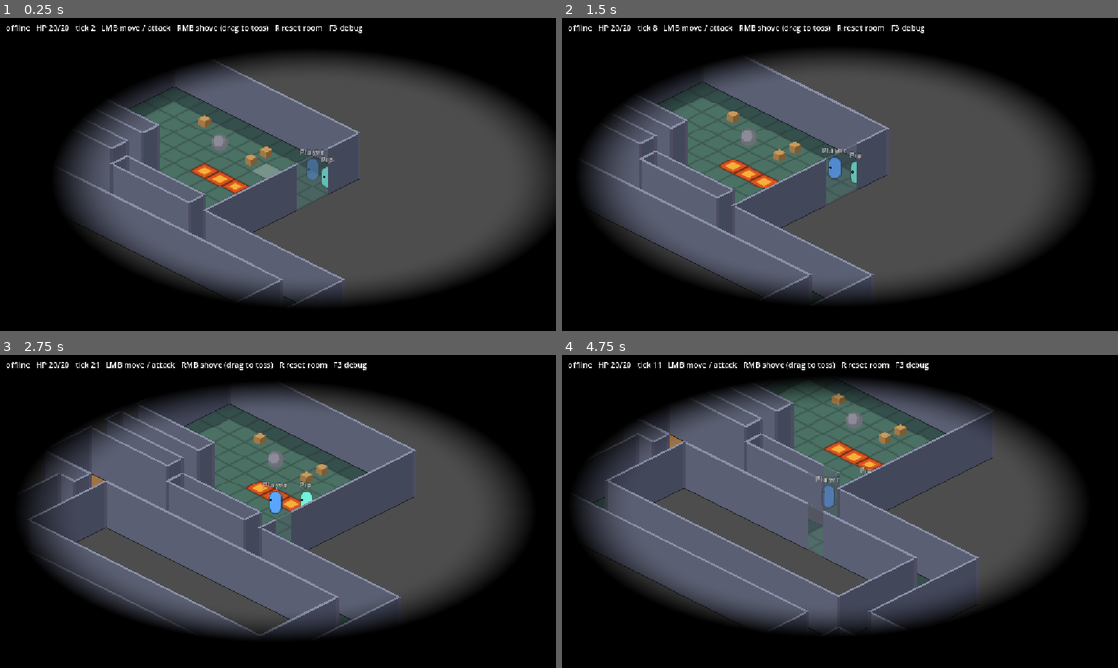
Above: before the commit, frames 1-4 (two rows, left to right).
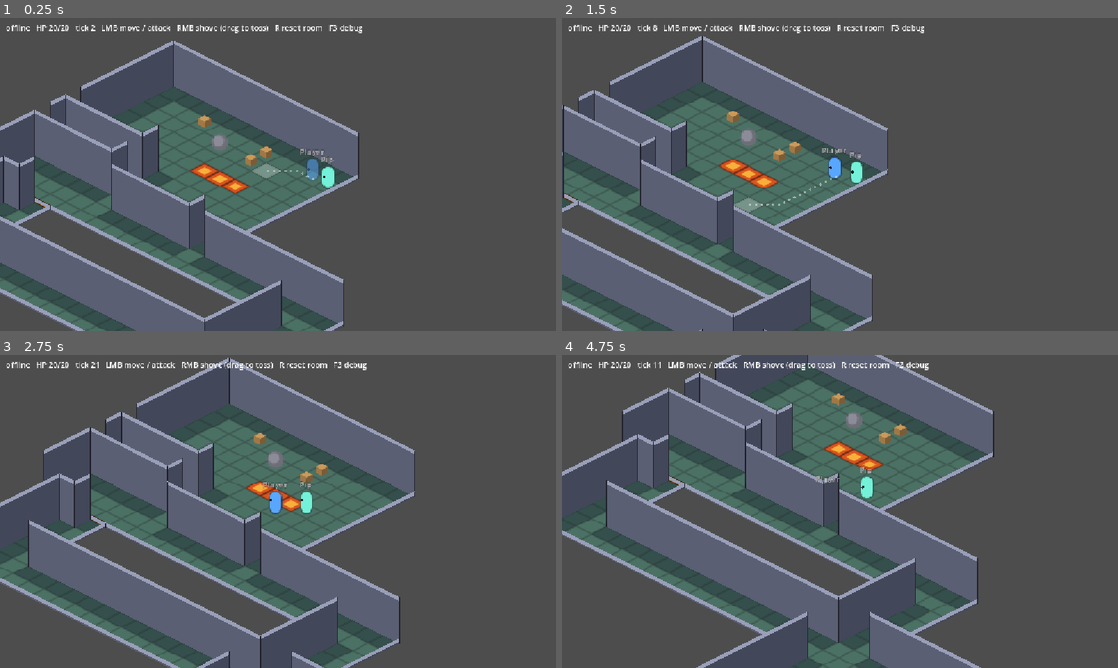
Above: after the commit, the same moments.

Repository: jeff-thinklightn-ing/psykinetic
Game: Godot game, scene res://main.tscn
Two runs of this game, one before a commit and one after it. Both use one fixed random seed, a clock stepped at 60 frames per second and the inputs below.
Inputs (mouse positions are in pixels of both pictures, inside the frame that each line leads up to):
- Up to frame 1 (0.25 s): no input
- Up to frame 2 (1.5 s): move the mouse to (962, 158) at 0.52 s; tap R at 0.6 s; click (962, 158) at 0.67 s; drag from (728, 190) to (812, 237) at 1.27 s
- Up to frame 3 (2.75 s): move the mouse to (333, 442) at 2.02 s; tap 9 at 2.1 s; click (333, 442) at 2.17 s
- Up to frame 4 (4.75 s): drag from (812, 574) to (673, 464) at 2.77 s; move the mouse to (1006, 558) at 3.52 s; tap R at 3.6 s; click (1006, 558) at 3.67 s; drag from (673, 464) to (756, 433) at 4.27 s

The runs differ from the first frame. In frame 1, 59% of the frame differs, in the area x 0-100%, y 0-100%; in frame 2, 60%; in frame 3, 63%; in frame 4, 65%.
Error after the commit: Invalid type in function 'show_path' in base 'Node2D (PathPreview)'. The array of argument 1 (Array) does not have the same element type as the expected typed …

Commit message:
Thin walls, low near walls, ground-plane picking, path preview
Walls draw on the boundary line with no footprint: a face and a 4 px lit
top strip. A wall in front of a floor cell (the cell on its -x / -y side
is floor) is a stub a third of a tile tall; a wall behind stands full
height. The fade ring and the see-through wall effect are gone. Clicks and
hover resolve to the floor cell under the cursor on the ground plane; a
right click still picks a sprite to shove or a door to toggle. A dotted
path preview runs from the player to the hovered cell, through doors,
and is hidden by a click. --test-hover parks the cursor for screenshots.

CHANGELOG: v0.1.12

Co-Authored-By: Claude Fable 5.1 <noreply@anthropic.com>

Diff:
--- a/main.gd
+++ b/main.gd
@@ -193,11 +193,13 @@
 @onready var hud: Label = $HUD/Label
 @onready var debug_overlay: Label = $HUD/Debug
 @onready var toss_aim: Line2D = $TossAim
-@onready var fade: DistanceFade = $Fade
+@onready var path_preview: PathPreview = $PathPreview
 ## The map as parsed once at start: floor, fire, edges (see Terrain).
 var _terrain: Dictionary = {}
-## Every wall edge drawn, for the per-frame fade over the local player.
+## Every wall edge drawn.
 var _wall_edges: Array[WallEdge] = []
+## The path preview is hidden from a click until the cursor moves.
+var _preview_hidden_at := Vector2.INF
 
 
 func _ready() -> void:
@@ -208,7 +210,6 @@
 
 	_paint_level()
 	camera.position = Iso.tile_to_local(CHAMBER_CENTRE)
-	fade.visible = false
 
 	# Every peer builds entities the same way; only the server decides when.
 	spawner.spawn_function = _build_entity
@@ -264,11 +265,13 @@
 
 func _process(delta: float) -> void:
 	_follow_player(delta)
-	_fade_walls_over_player()
-	var hovered := _entity_under_mouse()
-	var tile := hovered.tile if hovered != null else _mouse_tile()
+	_test_hover()
+	# Hover is the floor cell under the cursor, on the ground plane alone:
+	# nothing standing on the map intercepts it.
+	var tile := _mouse_tile()
 	cursor.visible = World.is_walkable(tile)
 	cursor.position = Iso.tile_to_local(tile)
+	_update_path_preview(tile)
 	if debug_overlay.visible:
 		debug_overlay.text = _debug_text()
 	_update_toss_aim()
@@ -307,24 +310,26 @@
 		return
 	if not click.pressed:
 		return
-	# A door under the cursor: toggle it from beside it, or walk up to it.
-	var door := _door_under_mouse()
-	if door != null and click.button_index == MOUSE_BUTTON_LEFT:
-		var cells := Terrain.edge_cells(door.key)
-		if player.tile in cells:
+	_preview_hidden_at = get_global_mouse_position()
+	path_preview.clear()
+	# A click resolves on the ground plane: the floor cell under the cursor,
+	# and whatever stands on it. The right button also takes a sprite under
+	# the cursor, for shoving something whose cell is hidden, and a door.
+	var tile := _mouse_tile()
+	var target := World.get_entity_at(tile)
+	if click.button_index == MOUSE_BUTTON_RIGHT:
+		var door := _door_under_mouse()
+		if door != null and player.tile in Terrain.edge_cells(door.key):
 			World.command(player, "door", {"edge": [door.key.x, door.key.y, door.key.z]})
-		else:
-			World.command_move(player, cells[0] if World.distance(player.tile, cells[0]) <= World.distance(player.tile, cells[1]) else cells[1])
-		return
-	# A sprite under the cursor wins over the tile under the cursor.
-	var target := _entity_under_mouse()
-	var tile := target.tile if target != null else _mouse_tile()
-	if target == null:
-		target = World.get_entity_at(tile)
+			return
+		var sprite_hit := _entity_under_mouse()
+		if sprite_hit != null:
+			target = sprite_hit
 	var targetable := target != null and target != player and World.can_target(player, target)
 	match click.button_index:
 		MOUSE_BUTTON_LEFT:
-			# A creature: go to it and attack. Anything else: walk there (and push).
+			# A creature on that cell: go to it and attack. Anything else:
+			# walk there (and push).
 			if targetable and target.is_creature():
 				World.command_attack(player, target)
 			else:
@@ -383,30 +388,30 @@
 		tail, tip, tip + along.rotated(2.6) * 7.0, tip, tip + along.rotated(-2.6) * 7.0])
 
 
-## A wall or door face that would draw over the local player's cell fades
-## while it overlaps it: a face drawn after the player (lower on screen)
-## whose rectangle crosses the player's.
-func _fade_walls_over_player() -> void:
+## The dotted route from the local player to the hovered cell, as the client
+## would predict it (so through doors), until a click hides it and the
+## cursor moves again.
+func _update_path_preview(tile: Vector2i) -> void:
 	if DisplayServer.get_name() == "headless":
 		return
 	var player := _local_player()
-	var body := Rect2()
-	if player != null:
-		var height := Iso.height_px("capsule")
-		body = Rect2(player.position + Vector2(-Iso.HALF.x * 0.5, -height), Vector2(Iso.HALF.x, height + 2.0))
-	for wall in _wall_edges:
-		wall.set_hiding(player != null and _face_covers(wall, wall.face_polygon(), body))
-	for door in World.get_doors():
-		door.modulate.a = Door.HIDING_ALPHA if player != null and _face_covers(door, door.face_polygon(), body) else 1.0
-
-
-func _face_covers(face: Node2D, polygon: PackedVector2Array, body: Rect2) -> bool:
-	if face.position.y <= body.end.y - 2.0:
-		return false  # Drawn before the player: behind it.
-	var rect := Rect2(face.position + polygon[0], Vector2.ZERO)
-	for point in polygon:
-		rect = rect.expand(face.position + point)
-	return rect.intersects(body)
+	if player == null or not World.is_walkable(tile) or get_global_mouse_position() == _preview_hidden_at:
+		path_preview.clear()
+		return
+	_preview_hidden_at = Vector2.INF
+	var points: Array[Vector2] = [player.position]
+	for step in World.find_path(player.tile, tile, true, player):
+		points.append(Iso.tile_to_local(step))
+	path_preview.show_path(points if points.size() > 1 else [])
+
+
+## --test-hover: parks the cursor over a cell, for screenshots.
+func _test_hover() -> void:
+	if Net.test_hover_tile == Vector2i(-1, -1) or DisplayServer.get_name() == "headless":
+		return
+	# Cell -> viewport (camera) -> window (stretch).
+	var on_screen := get_viewport().get_screen_transform() * ground.get_global_transform_with_canvas() 			* Iso.tile_to_local(Net.test_hover_tile)
+	Input.warp_mouse(on_screen)
 
 
 ## The door whose face is under the cursor, or null.
@@ -420,16 +425,14 @@
 	return null
 
 
-## The camera eases toward the local player, a little behind it; the fade
-## sits on it. With no player (dedicated server, dead) both stay put.
+## The camera eases toward the local player, a little behind it. With no
+## player (dedicated server, dead) it stays put.
 func _follow_player(delta: float) -> void:
 	var player := _local_player()
 	if player == null:
 		return
 	var rate := 1.0 - exp(-CAMERA_FOLLOW_RATE * delta)
 	camera.position = camera.position.lerp(player.position, rate)
-	fade.position = player.position
-	fade.visible = true
 
 
 ## The player this peer's input controls, or null (dedicated server, dead,
@@ -496,7 +499,7 @@
 		var wall := WallEdge.new()
 		wall.name = "Wall_%d_%d_%s" % [key.x, key.y, "e" if key.z == Terrain.EAST else "s"]
 		$YSort.add_child(wall)
-		wall.setup(key, kind_at)
+		wall.setup(key, kind_at, func(cell: Vector2i) -> bool: return cell in _terrain["floor"])
 		_wall_edges.append(wall)
 
 
--- a/main.tscn
+++ b/main.tscn
@@ -2,7 +2,7 @@
 
 [ext_resource type="Script" path="res://main.gd" id="1_main"]
 [ext_resource type="TileSet" path="res://art/tileset.tres" id="2_tileset"]
-[ext_resource type="Script" path="res://render/fade.gd" id="3_fade"]
+[ext_resource type="Script" path="res://render/path_preview.gd" id="3_path"]
 
 [node name="Main" type="Node2D"]
 script = ExtResource("1_main")
@@ -11,6 +11,7 @@
 tile_set = ExtResource("2_tileset")
 
 [node name="Cursor" type="Polygon2D" parent="."]
+z_index = 15
 color = Color(1, 1, 1, 0.25)
 polygon = PackedVector2Array(-16, 0, 0, -8, 16, 0, 0, 8)
 
@@ -29,9 +30,9 @@
 width = 2.0
 default_color = Color(1, 0.9, 0.3, 0.9)
 
-[node name="Fade" type="Node2D" parent="."]
-z_index = 20
-script = ExtResource("3_fade")
+[node name="PathPreview" type="Node2D" parent="."]
+z_index = 15
+script = ExtResource("3_path")
 
 [node name="Camera" type="Camera2D" parent="."]
 zoom = Vector2(2, 2)
--- a/net/net.gd
+++ b/net/net.gd
@@ -36,6 +36,7 @@
 ##   --test-reset=<tick>          at that server tick, ask for a room reset as the R key does
 ##   --test-exit-after=<seconds>  quit after this long
 ##   --screenshot=<path>          save the window as PNG when --test-exit-after quits
+##   --test-hover=<x>,<y>         keep the cursor over that cell (for screenshots)
 ##   --test-version=<x.y.z>       client: claim this version instead of the real one
 ##   --test-protocol=<s>          client: claim this build fingerprint instead of the real one
 ##
@@ -127,6 +128,7 @@
 var test_reset_tick := 0
 var test_exit_after := 0.0
 var screenshot_path := ""
+var test_hover_tile := Vector2i(-1, -1)
 
 var mispredicts_total := 0
 var snaps_total := 0
@@ -548,7 +550,7 @@
 			"--address", "--port", "--state", "--admin-port", "--token", "--settings", "--player-id", "--name", \
 					"--llm-url", "--llm-model", \
 					"--test-move", "--test-contest", "--test-reset", "--test-exit-after", "--test-version", "--test-protocol", \
-					"--screenshot":
+					"--screenshot", "--test-hover":
 				if not has_value and i + 1 < args.size():
 					i += 1
 					value = args[i]
@@ -599,3 +601,7 @@
 			test_exit_after = value.to_float()
 		"--screenshot":
 			screenshot_path = value
+		"--test-hover":
+			var parts := value.split(",")
+			if parts.size() == 2:
+				test_hover_tile = Vector2i(parts[0].to_int(), parts[1].to_int())
--- /dev/null
+++ b/render/path_preview.gd
@@ -0,0 +1,40 @@
+class_name PathPreview
+extends Node2D
+## A faint dotted line on the floor from the local player to the hovered
+## cell, along the path the client would predict, through any door on the
+## way. Drawn above walls so the route reads even where a wall stands in
+## front of it. Presentation only. Main sets the points and clears them on
+## a click.
+
+const DOT := Color(1, 1, 1, 0.45)
+const DOT_RADIUS := 1.2
+const DOT_SPACING := 6.0
+
+var _points: Array[Vector2] = []
+
+
+func show_path(points: Array[Vector2]) -> void:
+	if points == _points:
+		return
+	_points = points
+	queue_redraw()
+
+
+func clear() -> void:
+	show_path([])
+
+
+func _draw() -> void:
+	# Dots at a fixed spacing along each segment, carrying the remainder
+	# over so the spacing is even round corners.
+	var carry := 0.0
+	for i in range(1, _points.size()):
+		var a := _points[i - 1]
+		var b := _points[i]
+		var length := a.distance_to(b)
+		var along := (b - a) / maxf(length, 0.001)
+		var at := carry
+		while at < length:
+			draw_circle(a + along * at, DOT_RADIUS, DOT)
+			at += DOT_SPACING
+		carry = at - length
--- a/render/wall_edge.gd
+++ b/render/wall_edge.gd
@@ -1,24 +1,31 @@
 class_name WallEdge
 extends Node2D
-## One wall edge drawn as a thin face standing on the cell boundary, as tall
-## as the scale table says, in the Y-sorted layer with the cell on its
-## -x / -y side. Where the wall ends, turns a corner, or meets a door, a post
-## is drawn at that end; where it runs straight on, nothing, so runs read as
-## one wall. Placeholder colours, no texture.
+## One wall edge, drawn on the cell boundary line with no ground thickness:
+## a face standing on the line and a lit strip along its top. It is in the
+## Y-sorted layer with the cell on its -x / -y side, a hair nearer the camera
+## than what stands on that cell, so it is in front of that and behind the
+## next cell. Floor is never drawn under a wall; a wall stands on the line
+## between two floors.
 ##
-## Main fades a face that would draw over the local player's cell.
+## Near walls are low. Both edges drawn here face the camera as seen from
+## their -x / -y cell; when that cell is floor the wall is in front of it and
+## would hide it, so it is drawn as a stub a third of a tile tall. When that
+## cell is nothing the wall is the far side of the cell beyond, and stands
+## full height. A drawing rule only: the sim knows nothing of it.
+##
+## Where a wall ends, turns, or meets a door, a dark line marks the end.
 
 const FACE_EAST := Color(0.263, 0.278, 0.353)  # The south-east side of a cell.
 const FACE_SOUTH := Color(0.353, 0.373, 0.45)  # The south-west side, lit.
-const TOP := Color(0.54, 0.565, 0.66)
-const EDGE := Color(0.12, 0.12, 0.16, 0.8)
-const POST := Color(0.3, 0.3, 0.38)
-const POST_WIDTH := 3.0
-const HIDING_ALPHA := 0.3
+const TOP := Color(0.6, 0.625, 0.72)
+const END := Color(0.12, 0.12, 0.16, 0.9)
+const TOP_STRIP := 4.0
+const STUB_FRACTION := 1.0 / 3.0
 
 var key := Vector3i.ZERO
-var post_at_start := false
-var post_at_end := false
+var near := false
+var end_at_start := false
+var end_at_end := false
 
 
 ## Where an edge runs, in the local space of its -x / -y cell's centre:
@@ -32,14 +39,18 @@
 	return [w, s]
 
 
+## Drawn height of an edge whose -x / -y cell is or is not floor.
+static func height(near_side_is_floor: bool) -> float:
+	var full := Iso.height_px("wall")
+	return Iso.TILE_SIZE.y * STUB_FRACTION if near_side_is_floor else full
+
+
 ## Position of the vertex (shared diamond corner) an edge end sits on, as
 ## the cell whose north corner it is.
 static func vertex_at(edge: Vector3i, end: int) -> Vector2i:
 	var c := Vector2i(edge.x, edge.y)
 	if edge.z == Terrain.EAST:
-		# South corner of c is the north corner of c + (1, 1); east corner, of c + (1, 0).
 		return c + (Vector2i(1, 1) if end == 0 else Vector2i(1, 0))
-	# West corner of c is the north corner of c + (0, 1); south corner, of c + (1, 1).
 	return c + (Vector2i(0, 1) if end == 0 else Vector2i(1, 1))
 
 
@@ -52,10 +63,10 @@
 	]
 
 
-## A post is drawn where the edges meeting at a vertex are not exactly two
+## An end mark goes where the edges meeting at a vertex are not exactly two
 ## walls running straight through it. [param kind_at] gives Terrain.Edge for
 ## a key (OPEN if none).
-static func needs_post(v: Vector2i, kind_at: Callable) -> bool:
+static func needs_end(v: Vector2i, kind_at: Callable) -> bool:
 	var walls := 0
 	var doors := 0
 	var straight := false
@@ -72,39 +83,30 @@
 	return doors > 0 or not (straight and walls == 2)
 
 
-static func draw_post(on: CanvasItem, at: Vector2, up: Vector2, color: Color) -> void:
-	var half := Vector2(POST_WIDTH * 0.5, 0)
-	on.draw_colored_polygon(PackedVector2Array([at - half, at + half, at + half + up, at - half + up]), color)
-	on.draw_line(at - half + up, at + half + up, TOP)
+## Draws a face of [param h] pixels standing on the line [param a]-[param b]
+## with the lit strip along its top. Shared with Door.
+static func draw_face(on: CanvasItem, a: Vector2, b: Vector2, h: float, color: Color) -> void:
+	var up := Vector2(0, -h)
+	var strip := Vector2(0, -maxf(h - TOP_STRIP, 0.0))
+	on.draw_colored_polygon(PackedVector2Array([a, b, b + strip, a + strip]), color)
+	on.draw_colored_polygon(PackedVector2Array([a + strip, b + strip, b + up, a + up]), TOP)
 
 
-func setup(edge: Vector3i, kind_at: Callable) -> void:
+func setup(edge: Vector3i, kind_at: Callable, floor_at: Callable) -> void:
 	key = edge
 	position = Iso.tile_to_local(Vector2i(edge.x, edge.y)) + Vector2(0, 0.5)
-	post_at_start = needs_post(vertex_at(edge, 0), kind_at)
-	post_at_end = needs_post(vertex_at(edge, 1), kind_at)
+	near = floor_at.call(Vector2i(edge.x, edge.y))
+	end_at_start = needs_end(vertex_at(edge, 0), kind_at)
+	end_at_end = needs_end(vertex_at(edge, 1), kind_at)
 	queue_redraw()
-
-
-## The face in local space.
-func face_polygon() -> PackedVector2Array:
-	var ends := endpoints(key)
-	var up := Vector2(0, -Iso.height_px("wall"))
-	return PackedVector2Array([ends[0], ends[1], ends[1] + up, ends[0] + up])
-
-
-func set_hiding(on: bool) -> void:
-	modulate.a = HIDING_ALPHA if on else 1.0
 
 
 func _draw() -> void:
 	var ends := endpoints(key)
-	var up := Vector2(0, -Iso.height_px("wall"))
-	var face := face_polygon()
-	draw_colored_polygon(face, FACE_EAST if key.z == Terrain.EAST else FACE_SOUTH)
-	draw_line(face[3], face[2], TOP, 2.0)
-	draw_line(face[0], face[1], EDGE)
-	if post_at_start:
-		draw_post(self, ends[0], up, POST)
-	if post_at_end:
-		draw_post(self, ends[1], up, POST)
+	var h := height(near)
+	draw_face(self, ends[0], ends[1], h, FACE_EAST if key.z == Terrain.EAST else FACE_SOUTH)
+	var up := Vector2(0, -h)
+	if end_at_start:
+		draw_line(ends[0], ends[0] + up, END)
+	if end_at_end:
+		draw_line(ends[1], ends[1] + up, END)
--- a/sim/door.gd
+++ b/sim/door.gd
@@ -6,15 +6,14 @@
 ## replicate. It is not a GridEntity: it occupies no cell, it is a property
 ## of the edge, and World consults it through its registry.
 ##
-## Drawn here as a thin tall face on the edge that swings about one end.
+## Drawn here as a thin face on the edge that swings about one end, at the
+## height WallEdge gives that edge (a stub when it is in front of floor).
 ## World changes open and hp; nothing else does.
 
 const REPLICATED := ["open", "hp"]
 const SWING_SECONDS := 0.25
 const FACE := Color(0.62, 0.45, 0.28)
-const FACE_EDGE := Color(0.25, 0.17, 0.1, 0.9)
-const POST := Color(0.3, 0.3, 0.38)
-const HIDING_ALPHA := 0.3
+const JAMB := Color(0.25, 0.17, 0.1, 0.9)
 
 var key := Vector3i.ZERO
 var open := false
@@ -23,6 +22,8 @@
 var body_material := GridEntity.BodyMaterial.WOOD
 ## 0 closed .. 1 fully open, eased toward the state each frame.
 var _swing := 0.0
+## Drawn low when the cell on its -x / -y side is floor (see WallEdge).
+var near := false
 
 
 func _init() -> void:
@@ -56,6 +57,7 @@
 
 func _ready() -> void:
 	World.register_door(self)
+	near = World.is_walkable(Vector2i(key.x, key.y))
 	_swing = 1.0 if is_open() else 0.0
 
 
@@ -90,17 +92,17 @@
 	var across := Vector2(along.x, -along.y)  # The other cell axis, same length.
 	var angle := _swing * PI * 0.5
 	var free := hinge + along * cos(angle) + across * sin(angle)
-	var up := Vector2(0, -Iso.height_px("wall"))
+	var up := Vector2(0, -WallEdge.height(near))
 	return PackedVector2Array([hinge, free, free + up, hinge + up])
 
 
 func _draw() -> void:
 	var ends := WallEdge.endpoints(key)
-	var up := Vector2(0, -Iso.height_px("wall"))
+	var up := Vector2(0, -WallEdge.height(near))
 	for end: Vector2 in ends:
-		WallEdge.draw_post(self, end, up, POST)
+		draw_line(end, end + up, JAMB)
 	if is_broken():
 		return
 	var face := face_polygon()
-	draw_colored_polygon(face, FACE)
-	draw_polyline(PackedVector2Array([face[0], face[1], face[2], face[3], face[0]]), FACE_EDGE)
+	WallEdge.draw_face(self, face[0], face[1], WallEdge.height(near), FACE)
+	draw_polyline(PackedVector2Array([face[0], face[1], face[2], face[3], face[0]]), JAMB)
Not shown, added: render/path_preview.gd.uid
Not shown, changed: CHANGELOG.md
Not shown, changed: docs/decisions.md
Not shown, changed: docs/design.md
